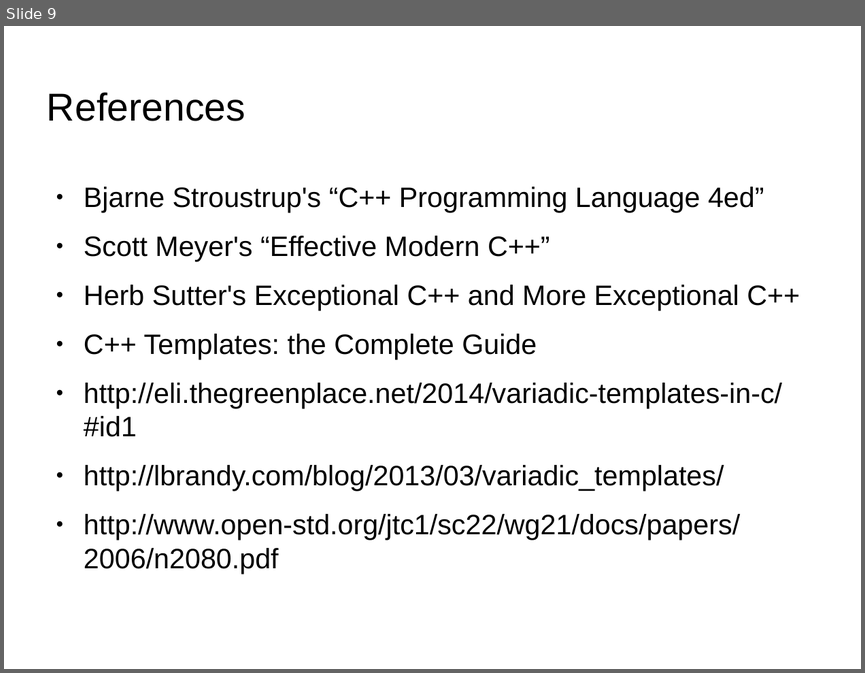
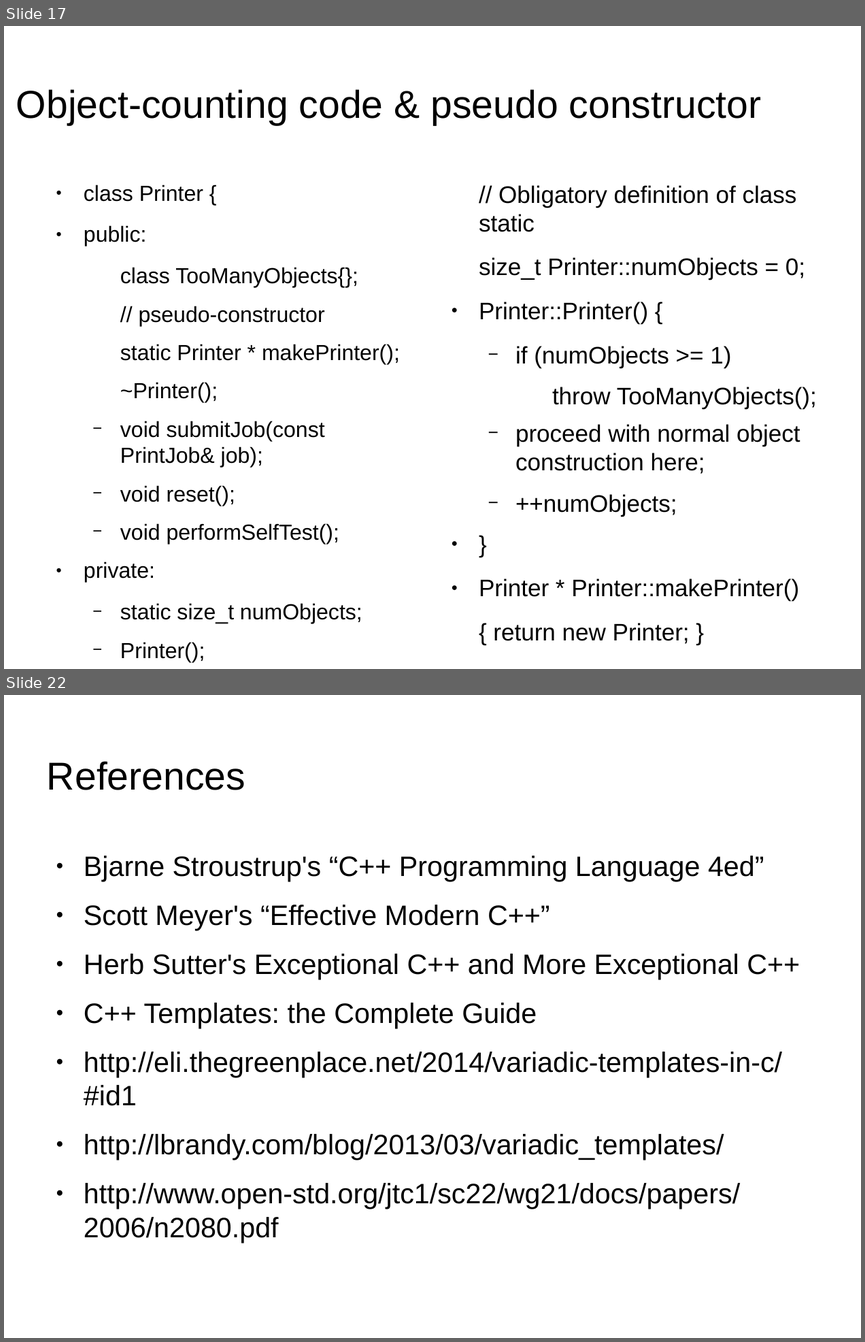
Before and after one commit to kks32/cpp-software-development, a slide deck: Ex19_Lazy_Evaluation_Reference_Counting/Ex19_Lazy_Evaluation_Reference_Counting.odp. Shown one above the other, each under a label of ours: slide 9 before the commit, slides 17 and 22 after it; the slides between them are not shown. The pictures are 865x673 and 865x1342 pixels, drawn with LibreOffice and Linux fonts; fonts in the diff are those of the drawing; background and template pictures are left out. Boxes give left, top, right and bottom in pixels: in the first picture for what was removed or moved away, otherwise in the second. Text is boxed around its words. In the diff, an @@ line names an element or a change of style, - is before the commit and + after.

Commit message:
Limiting object instantiation

```diff
--- a/Ex19_Lazy_Evaluation_Reference_Counting/Ex19_Lazy_Evaluation_Reference_Counting.odp
+++ b/Ex19_Lazy_Evaluation_Reference_Counting/Ex19_Lazy_Evaluation_Reference_Counting.odp
@@ slide 17 added at <box>4,26,861,669</box>, background picture (left out) @@
@@ title added at <box>16,89,762,125</box>, 36 pt, text #000000 @@
+Object-counting code & pseudo constructor
@@ text added at <box>84,184,689,662</box>, 20.1 pt, text #000000 @@
+● class Printer {
+● public:
+  class TooManyObjects{};
+  // pseudo-constructor
+  static Printer * makePrinter();
+  ~Printer();
+  − void submitJob(const PrintJob& job);
+  − void reset();
+  − void performSelfTest();
+● private:
+  − static size_t numObjects;
+  − Printer();
+  − Printer(const Printer& rhs);
+● };
@@ text added at <box>479,185,817,601</box>, 22.1 pt, text #000000 @@
+// Obligatory definition of class static
+size_t Printer::numObjects = 0;
+● Printer::Printer() {
+  − if (numObjects >= 1)
+    throw TooManyObjects();
+  − proceed with normal object construction here;
+  − ++numObjects;
+● }
+● Printer * Printer::makePrinter()
+{ return new Printer; }
@@ what was slide 9 is now slide 22 @@
```
Also in this commit, not shown: 12 other slides added, 1 other file.
